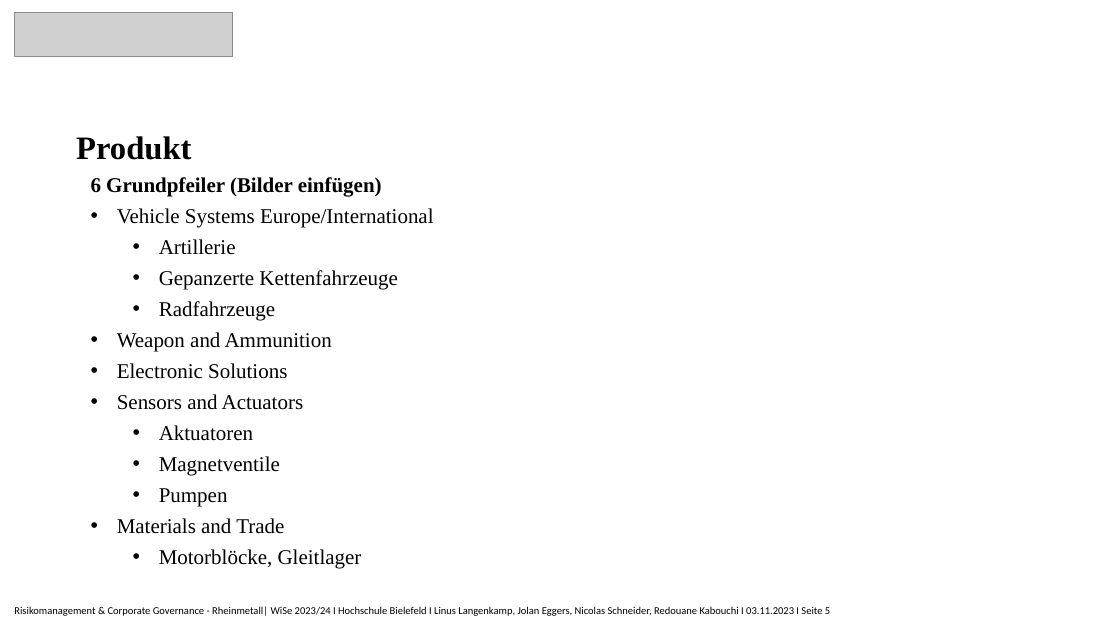
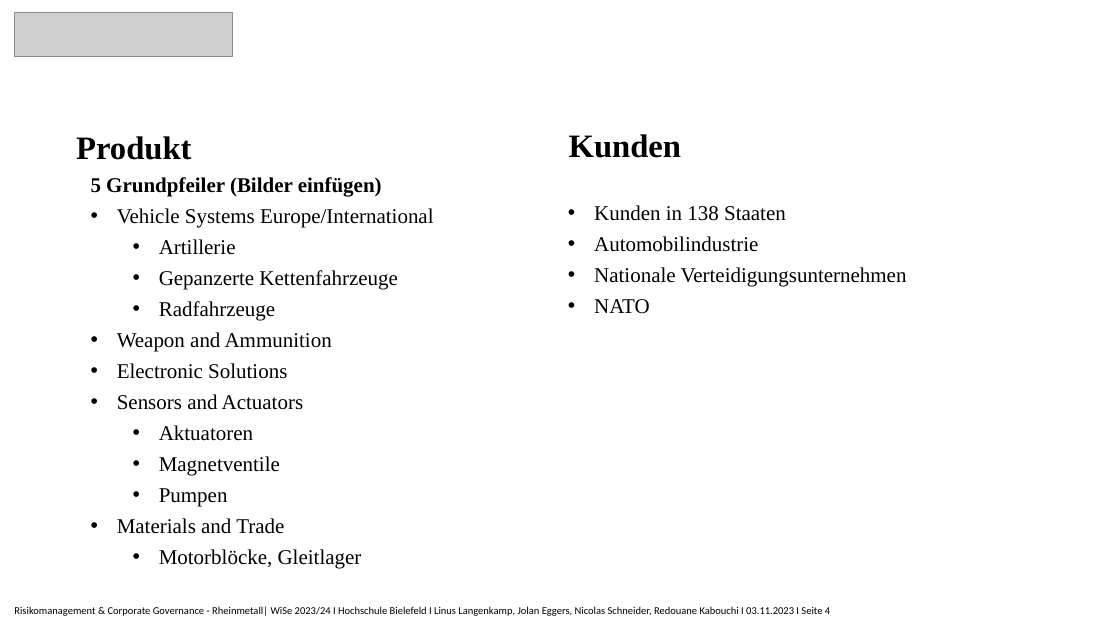
Before and after one commit to Nicolas2912/Risikomanagment_Rheinmetall, a slide deck: slide 4 of Rheinmetall_Präsentation.pptx (slide 5 before the commit). Drawn at 1120x630 pixels with LibreOffice and Linux fonts; fonts in the diff are those of the drawing; grey boxes stand for pictures. Boxes give left, top, right and bottom in pixels: in the first picture for what was removed or moved away, otherwise in the second. Text is boxed around its words. In the diff, an @@ line names an element or a change of style, - is before the commit and + after.

```diff
--- a/Rheinmetall_Präsentation.pptx
+++ b/Rheinmetall_Präsentation.pptx
@@ text added at (x1=569, y1=134, x2=681, y2=158), 28 pt, text #000000, bold @@
+Kunden
@@ text at (x1=91, y1=177, x2=382, y2=197): text changed @@
-6 Grundpfeiler (Bilder einfügen)
+5 Grundpfeiler (Bilder einfügen)
@@ text added at (x1=594, y1=205, x2=907, y2=314), 18 pt, text #000000 @@
+• Kunden in 138 Staaten
+• Automobilindustrie
+• Nationale Verteidigungsunternehmen
+• NATO
@@ text at (x1=14, y1=606, x2=830, y2=616): text changed @@
-Risikomanagement & Corporate Governance - Rheinmetall| WiSe 2023/24 I Hochschule Bielefeld I Linus Langenkamp, Jolan Eggers, Nicolas Schneider, Redouane Kabouchi I 03.11.2023 I Seite 5
+Risikomanagement & Corporate Governance - Rheinmetall| WiSe 2023/24 I Hochschule Bielefeld I Linus Langenkamp, Jolan Eggers, Nicolas Schneider, Redouane Kabouchi I 03.11.2023 I Seite 4
```
Also in this commit, not shown: 5 other slides changed, 5 slides added, 2 slides removed.
